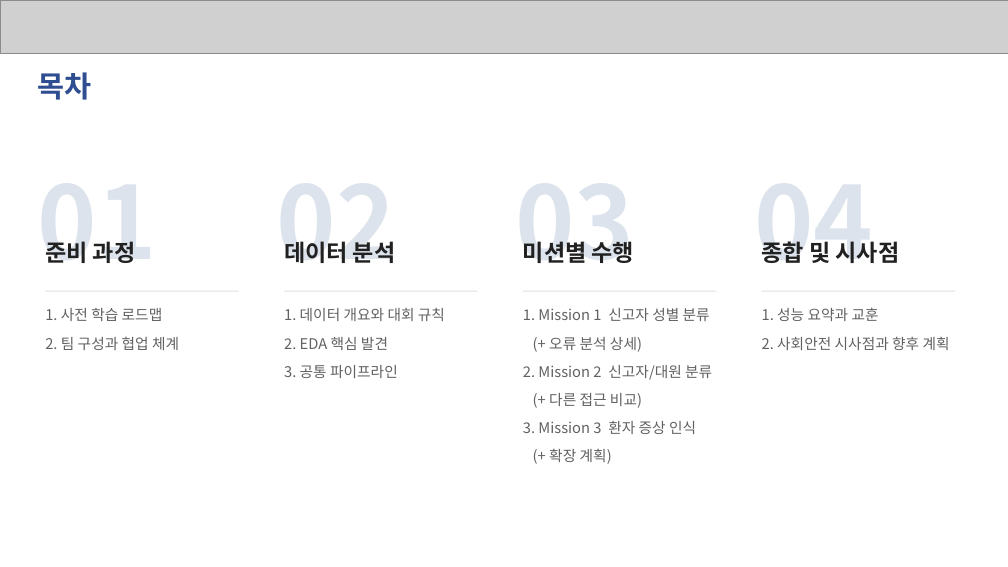
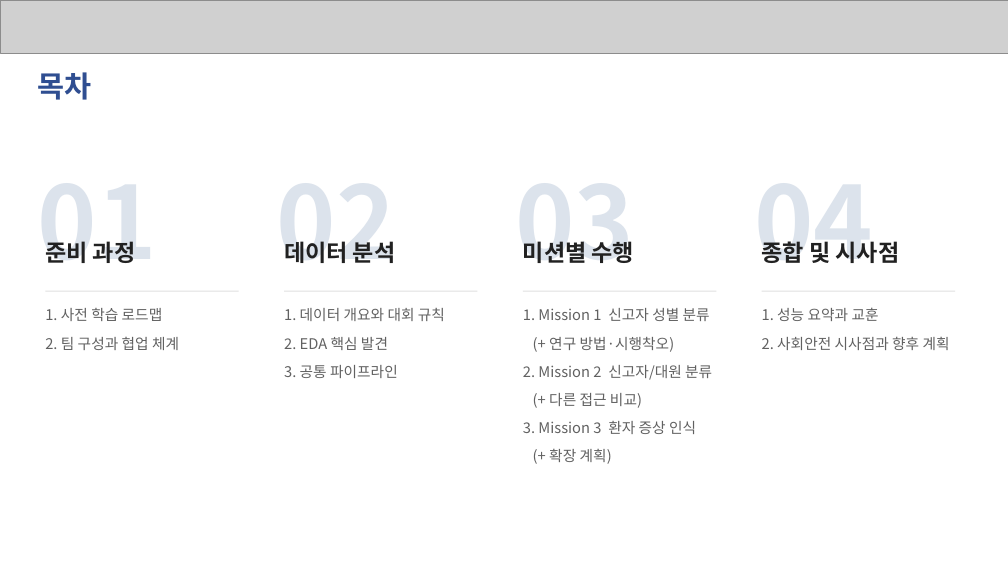
Before and after one commit to eigensinn-dcc2026/prelim, a slide deck: slide 3 of ppt/DCC2026_예선_결과정리.pptx. Drawn at 1008x567 pixels with LibreOffice and Linux fonts; fonts in the diff are those of the drawing; grey boxes stand for pictures. Boxes give left, top, right and bottom in pixels: in the first picture for what was removed or moved away, otherwise in the second. Text is boxed around its words. In the diff, an @@ line names an element or a change of style, - is before the commit and + after.

```diff
--- a/ppt/DCC2026_예선_결과정리.pptx
+++ b/ppt/DCC2026_예선_결과정리.pptx
@@ text at [549, 337, 675, 352]: text changed @@
-(+ 오류 분석 상세)
+(+ 연구 방법·시행착오)
```
Also in this commit, not shown: 12 other slides changed, 3 slides added, 1 slide removed, 1 other file.
